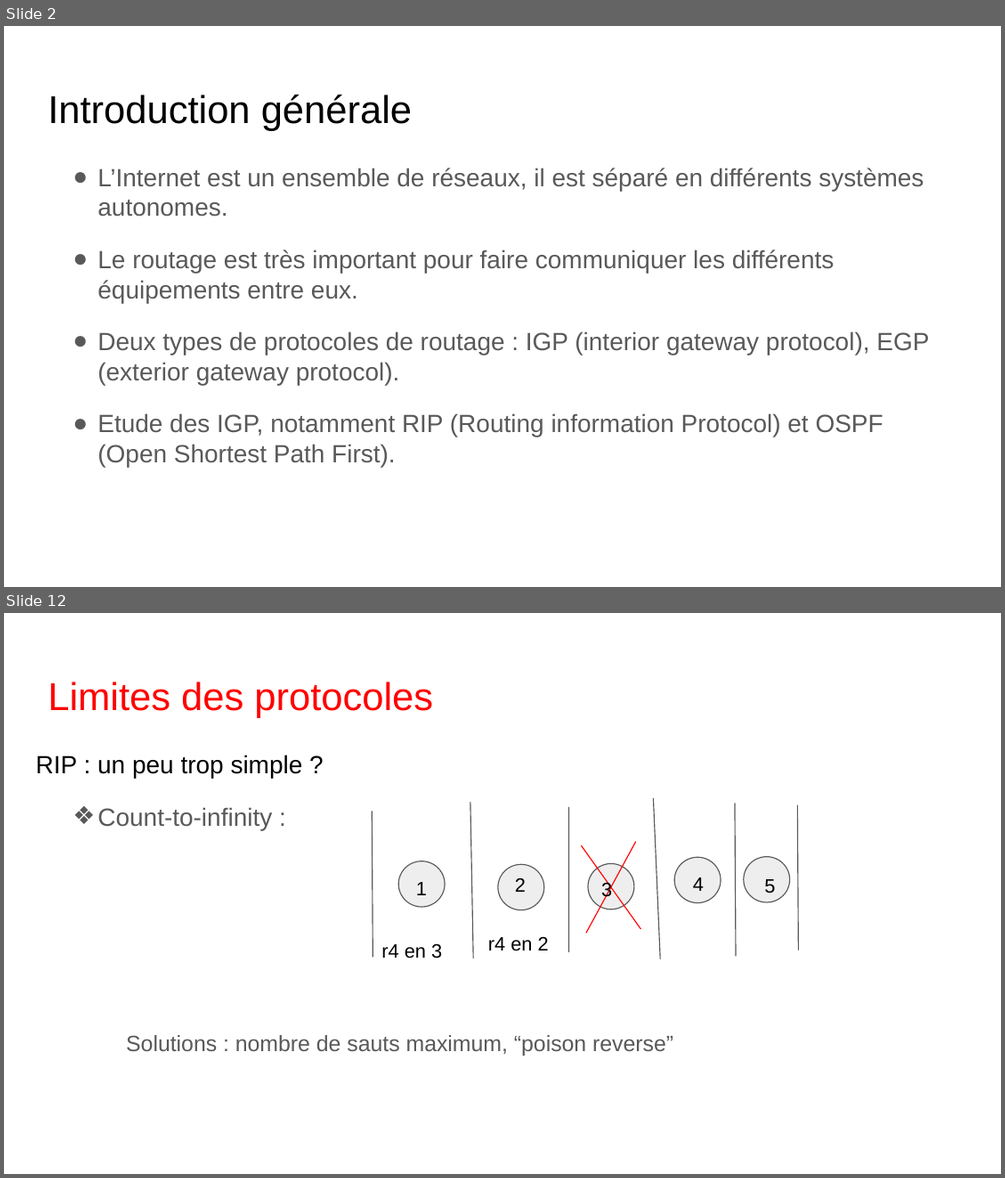
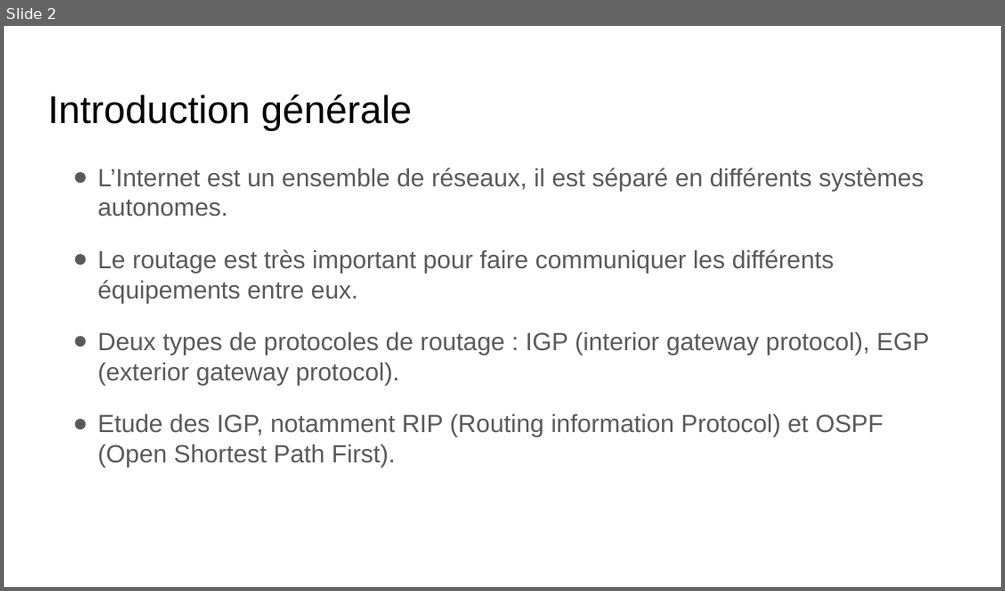
Before and after one commit to Sinvers/network, a slide deck: PresentationTIPE.odp. Shown one above the other, each under a label of ours: slides 2 and 12 before the commit, slide 2 after it; the slides between them are not shown. The pictures are 1005x1178 and 1005x591 pixels, drawn with LibreOffice and Linux fonts; fonts in the diff are those of the drawing. Boxes give left, top, right and bottom in pixels: in the first picture for what was removed or moved away, otherwise in the second. Text is boxed around its words. In the diff, an @@ line names an element or a change of style, - is before the commit and + after.

```diff
--- a/PresentationTIPE.odp
+++ b/PresentationTIPE.odp
@@ slide 12 removed at [4,613,1001,1174], background #FFFFFF @@
@@ title removed at [48,682,433,718] @@
-Limites des protocoles
@@ text removed at [36,755,303,778] @@
-RIP : un peu trop simple ?
@@ line removed from (653, 798) to (660, 959) @@
@@ text removed at [97,807,272,830] @@
-❖ Count-to-infinity :
@@ line removed from (372, 811) to (372, 957) @@
@@ line removed from (470, 802) to (474, 958) @@
@@ line removed from (568, 806) to (569, 952) @@
@@ line removed from (735, 803) to (736, 956) @@
@@ line removed from (798, 804) to (799, 950) @@
@@ line removed from (581, 845) to (641, 929) @@
@@ line removed from (636, 841) to (586, 933) @@
@@ ellipse removed at [399,861,445,907] @@
@@ ellipse removed at [497,864,543,910] @@
@@ text removed at [515,877,526,892] @@
-2
@@ ellipse removed at [588,863,634,909] @@
@@ ellipse removed at [674,857,720,903] @@
@@ text removed at [693,877,704,891] @@
-4
@@ ellipse removed at [744,856,790,902] @@
@@ text removed at [764,879,775,893] @@
-5
@@ text removed at [416,882,427,895] @@
-1
@@ text removed at [601,881,612,900] @@
-3
@@ text removed at [381,943,442,958] @@
-r4 en 3
@@ text removed at [488,936,549,951] @@
-r4 en 2
@@ text removed at [126,1035,673,1055] @@
-Solutions : nombre de sauts maximum, “poison reverse”
```
Also in this commit, not shown: 7 slides changed, 17 slides added, 3 other slides removed, 2 other files.
